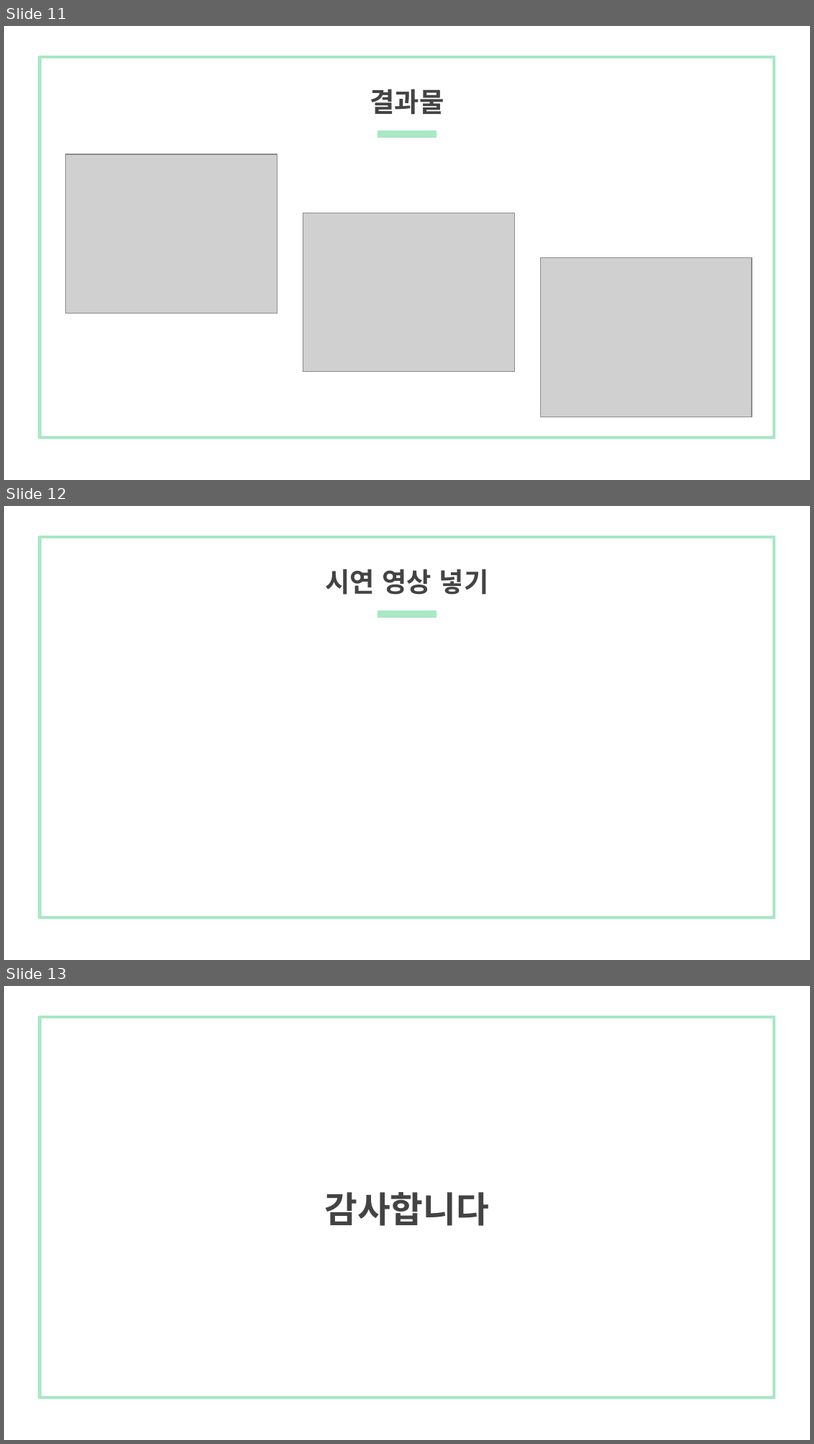
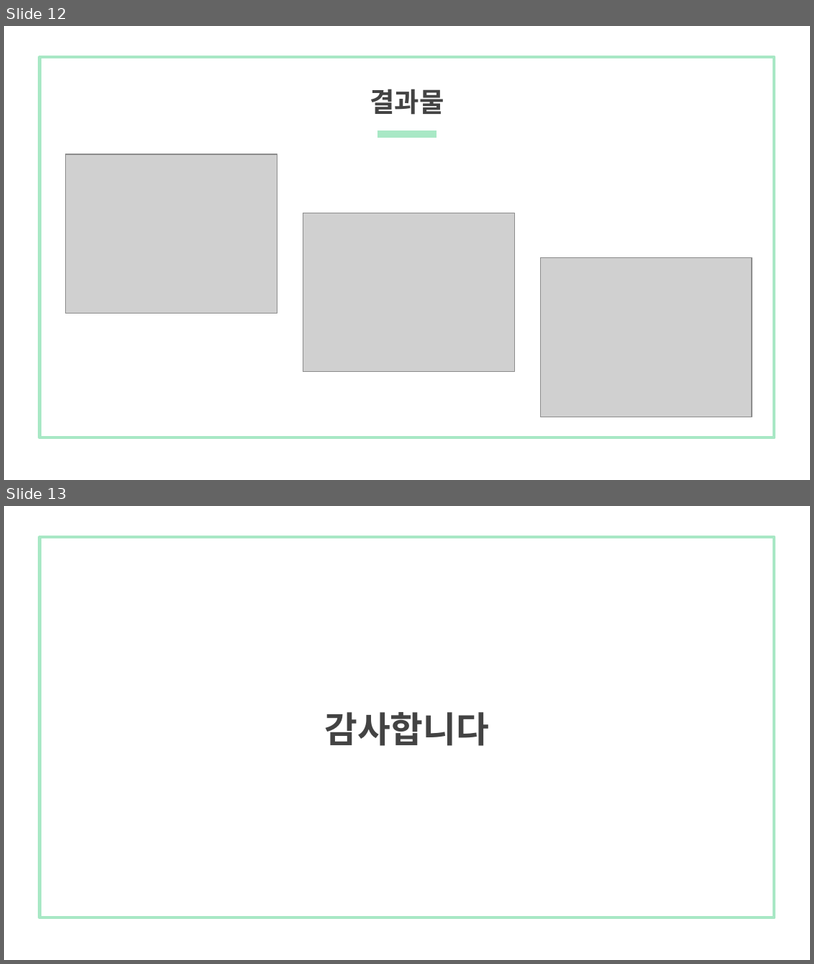
Before and after one commit to kookmin-sw/capstone-2020-10, a slide deck: doc/최종발표 자료/마이 리틀 팜 최종 발표 자료.pptx. Shown one above the other, each under a label of ours: slides 11, 12 and 13 before the commit, slides 12 and 13 after it. The pictures are 814x1444 and 814x964 pixels, drawn with LibreOffice and Linux fonts; fonts in the diff are those of the drawing; grey boxes stand for pictures. Boxes give left, top, right and bottom in pixels: in the first picture for what was removed or moved away, otherwise in the second. Text is boxed around its words. In the diff, an @@ line names an element or a change of style, - is before the commit and + after.

```diff
--- a/doc/최종발표 자료/마이 리틀 팜 최종 발표 자료.pptx
+++ b/doc/최종발표 자료/마이 리틀 팜 최종 발표 자료.pptx
@@ slide 12 removed at (4,506,810,960), background #FFFFFF; not listed: 2 template elements that a slide beside it also shows @@
@@ title removed at (326,569,489,595) @@
-시연 영상 넣기
@@ what was slide 11 is now slide 12 @@
```
Also in this commit, not shown: 6 slides changed, 3 slides added, 2 other slides removed, 1 other file.
